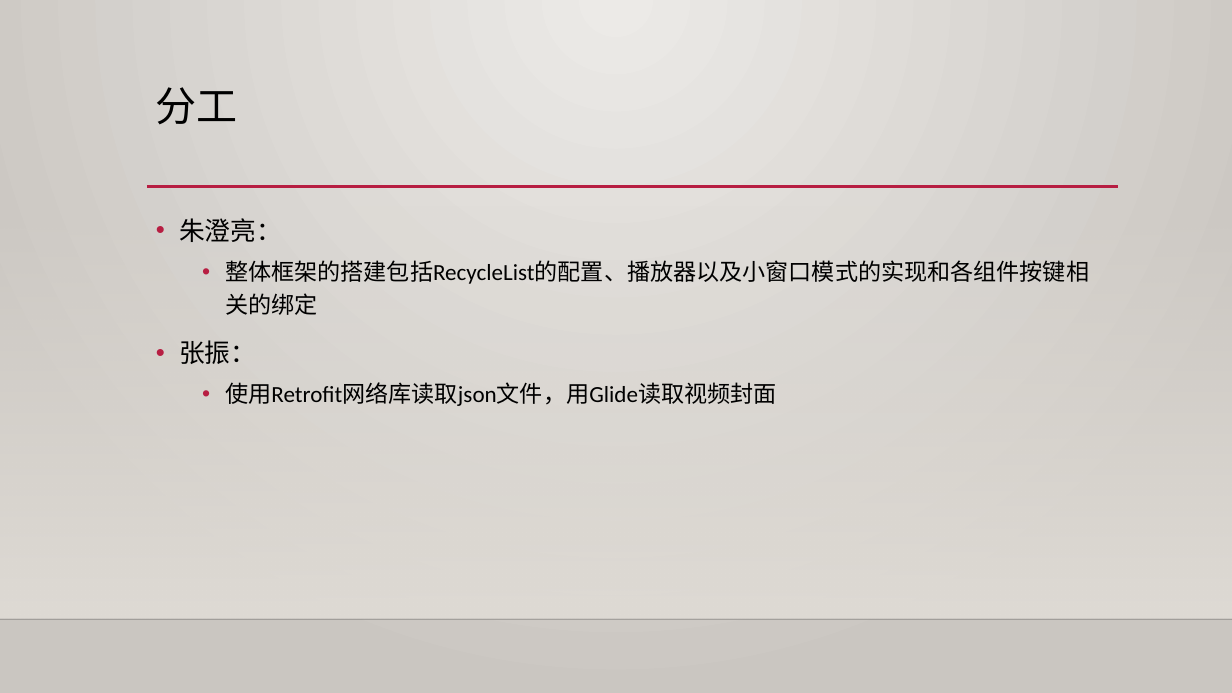
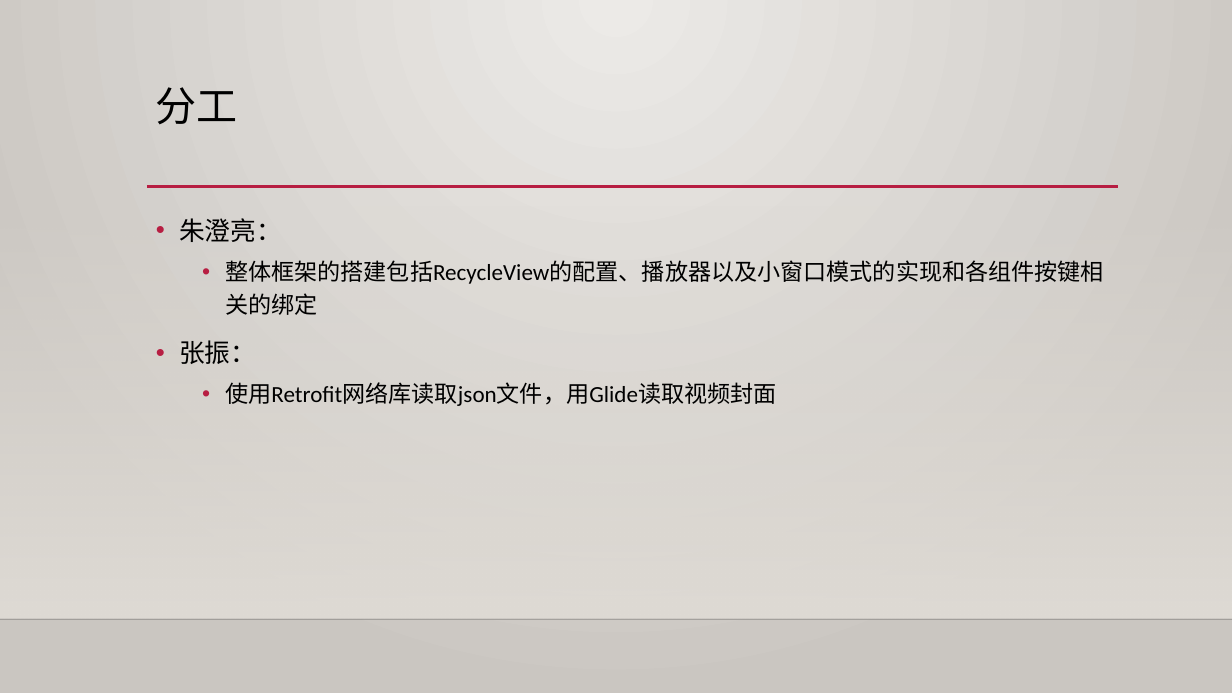
Before and after one commit to zhu8655/Android, a slide deck: slide 2 of 大作业.pptx. Drawn at 1232x693 pixels with LibreOffice and Linux fonts; fonts in the diff are those of the drawing; background and template pictures are left out. Boxes give left, top, right and bottom in pixels: in the first picture for what was removed or moved away, otherwise in the second. Text is boxed around its words. In the diff, an @@ line names an element or a change of style, - is before the commit and + after.

```diff
--- a/大作业.pptx
+++ b/大作业.pptx
@@ text at (225, 260, 1104, 315): text changed @@
-  • 整体框架的搭建包括RecycleList的配置、播放器以及小窗口模式的实现和各组件按键相关的绑定
+  • 整体框架的搭建包括RecycleView的配置、播放器以及小窗口模式的实现和各组件按键相关的绑定
```
Also in this commit, not shown: 3 other files.
